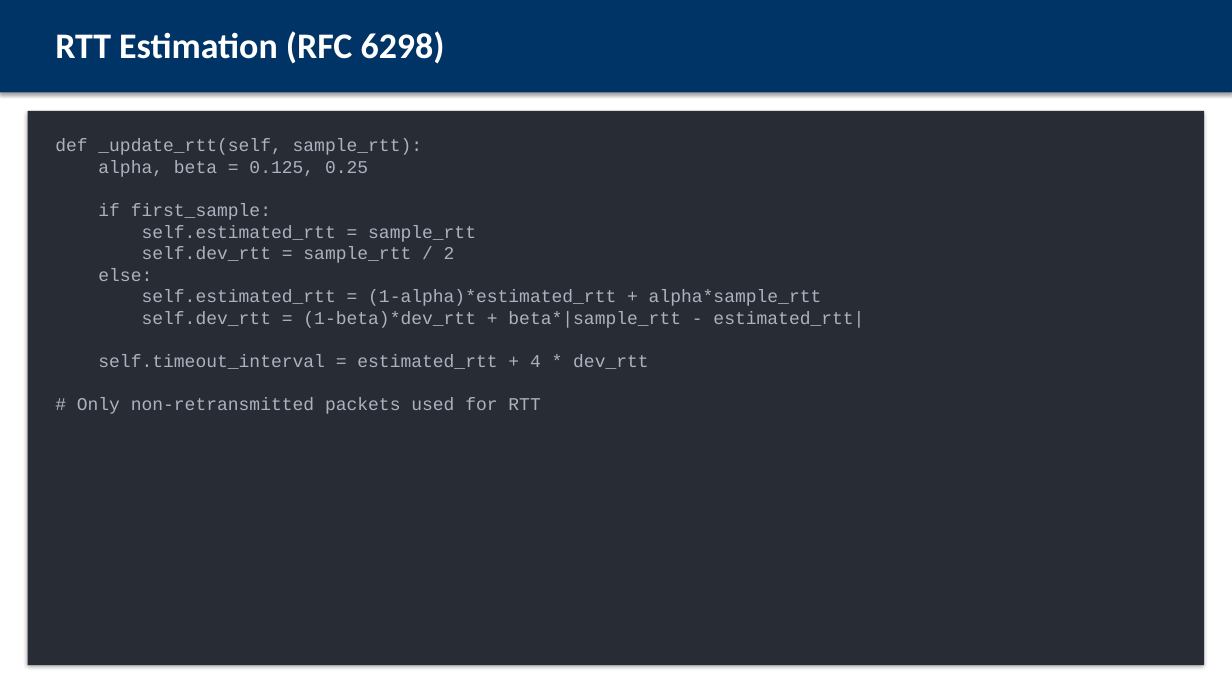
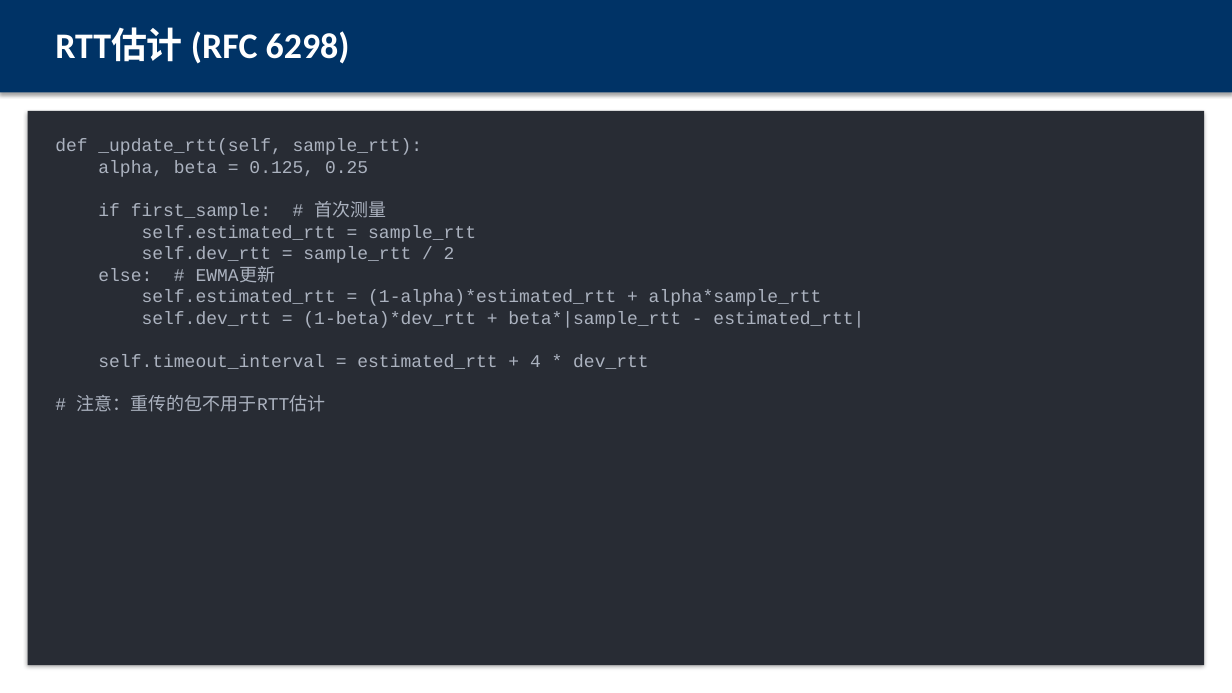
Before and after one commit to wuzhi456/cn_proj, a slide deck: slide 8 of presentation.pptx. Drawn at 1232x693 pixels with LibreOffice and Linux fonts; fonts in the diff are those of the drawing. Boxes give left, top, right and bottom in pixels: in the first picture for what was removed or moved away, otherwise in the second. Text is boxed around its words. In the diff, an @@ line names an element or a change of style, - is before the commit and + after.

```diff
--- a/presentation.pptx
+++ b/presentation.pptx
@@ text at [55,29,350,64]: text changed @@
-RTT Estimation (RFC 6298)
+RTT估计 (RFC 6298)
@@ text at [98,201,387,220]: text changed @@
-if first_sample:
+if first_sample: # 首次测量
@@ text at [98,268,276,283]: text changed @@
-else:
+else: # EWMA更新
@@ text at [77,395,326,412]: text changed @@
-# Only non-retransmitted packets used for RTT
+# 注意：重传的包不用于RTT估计
```
Also in this commit, not shown: 10 other slides changed, 5 slides added, 5 slides removed.
